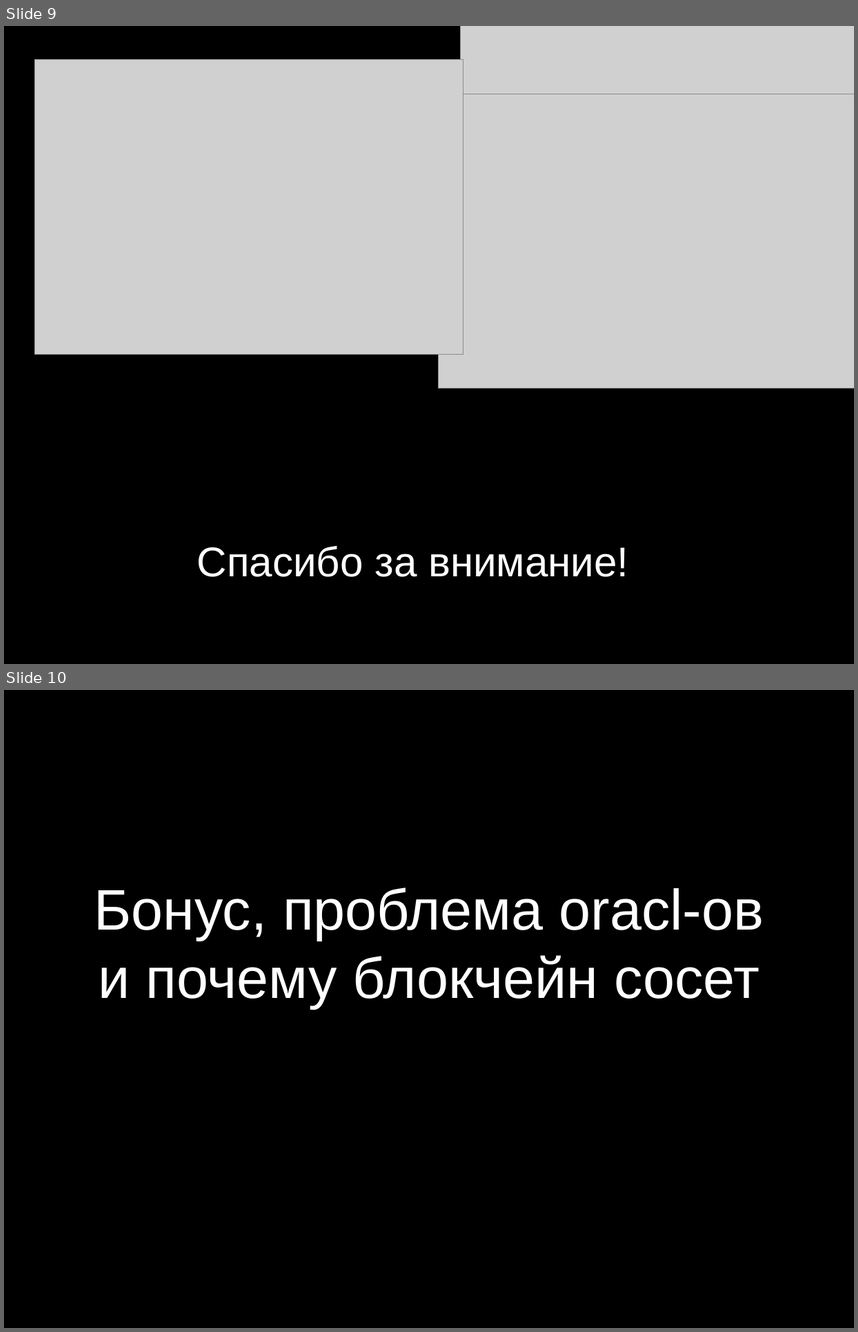
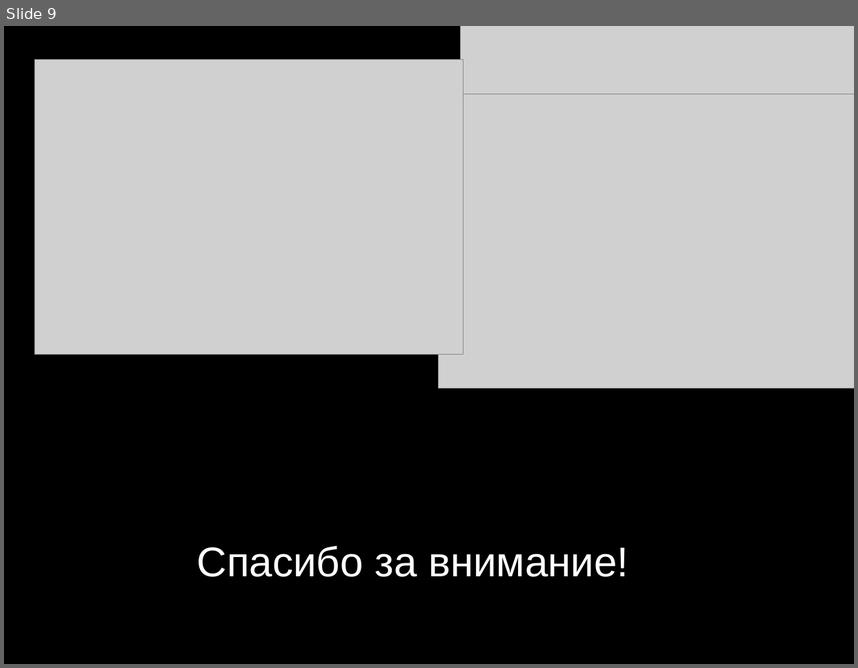
Before and after one commit to padap/hse_smart_contracts, a slide deck: presentation.pptx. Shown one above the other, each under a label of ours: slides 9 and 10 before the commit, slide 9 after it. The pictures are 858x1332 and 858x668 pixels, drawn with LibreOffice and Linux fonts; fonts in the diff are those of the drawing; grey boxes stand for pictures. Boxes give left, top, right and bottom in pixels: in the first picture for what was removed or moved away, otherwise in the second. Text is boxed around its words. In the diff, an @@ line names an element or a change of style, - is before the commit and + after.

```diff
--- a/presentation.pptx
+++ b/presentation.pptx
@@ slide 10 removed at (x1=4, y1=690, x2=854, y2=1328), background #000000 @@
@@ title removed at (x1=94, y1=887, x2=764, y2=1008) @@
-Бонус, проблема oraсl-ов и почему блокчейн сосет
```
Also in this commit, not shown: 4 slides changed, 3 slides added, 2 other slides removed, 2 other files.
